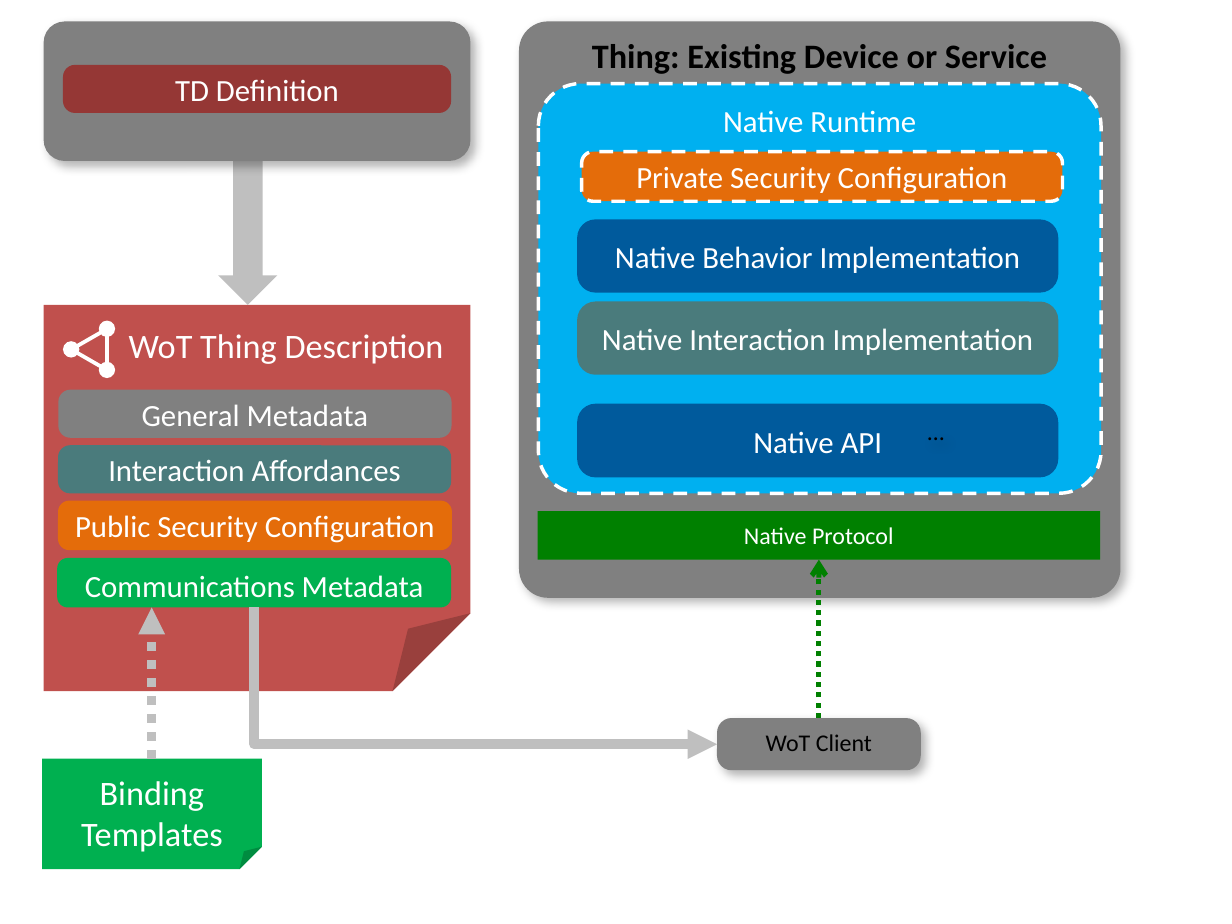
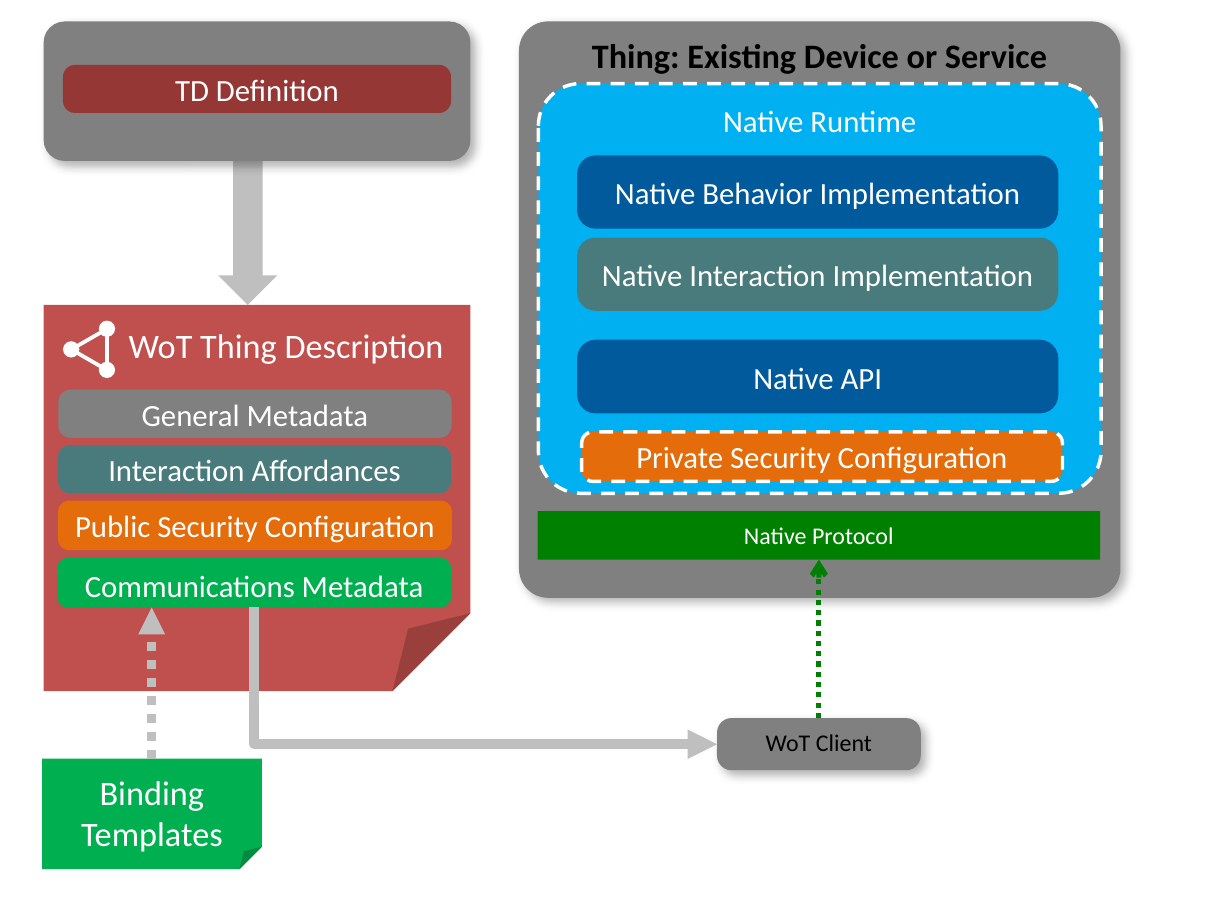
Before and after one commit to w3c/wot-architecture, a slide deck: slide 8 of images/wot-architecture-figures-new.pptx. Drawn at 1232x924 pixels with LibreOffice and Linux fonts; fonts in the diff are those of the drawing. Boxes give left, top, right and bottom in pixels: in the first picture for what was removed or moved away, otherwise in the second. Text is boxed around its words. In the diff, an @@ line names an element or a change of style, - is before the commit and + after.

```diff
--- a/images/wot-architecture-figures-new.pptx
+++ b/images/wot-architecture-figures-new.pptx
@@ 3 rounded rectangles: place and size @@
-3 rounded rectangles at bbox=[578, 219, 1060, 478]
+3 rounded rectangles at bbox=[578, 155, 1060, 414]
@@ text removed at bbox=[913, 407, 960, 458] @@
-…
@@ rounded rectangle "Private Security Configuration": place and size @@
-rounded rectangle "Private Security Configuration" at bbox=[582, 152, 1062, 201]
+rounded rectangle "Private Security Configuration" at bbox=[582, 432, 1062, 482]
```
Also in this commit, not shown: 5 other slides changed, 4 other files.
